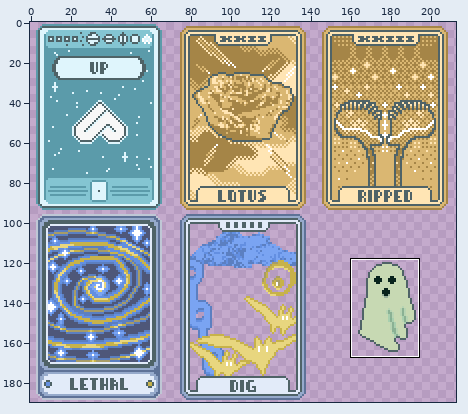
Two states of a pixel-art file, assets/1x/Tarots.aseprite. Above, an overview of the earlier version with the close-up marked.
Close-up. Earlier state:
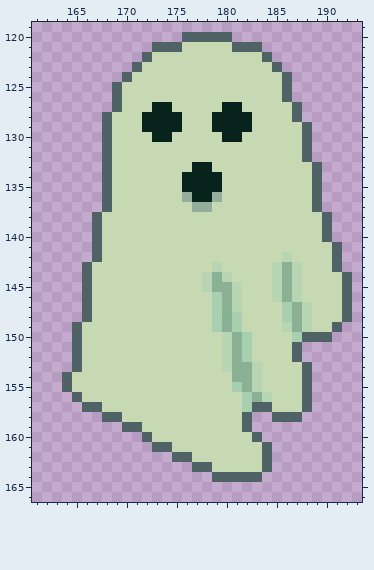
213x190 pixels, 1 frame. Colours within 5 levels of each other are drawn and written as one. Shown: x 161..193, y 119..166. The commit also changed other parts of the picture, which this record leaves out.
After the commit:
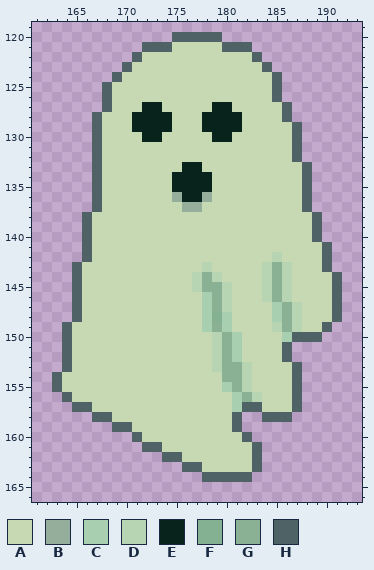
Palette (. is transparent): A #c7d9b3  B #95ae9b  C #a8cfaf  D #b7d4b3  E #08231c  F #84b192  G #8ab194  H #4f6367
Diff:
--- layer "Ghost-small-bordered"
@@ x 161..193 @@
 119 .................................
-120 ...............HHHHH.............
-121 ............HHHAAAAAHHH..........
-122 ...........HAAAAAAAAAAAH.........
-123 ..........HAAAAAAAAAAAAAH........
-124 .........HAAAAAAAAAAAAAAAH.......
-125 ........HAAAAAAAAAAAAAAAAH.......
-126 ........HAAAAAAAAAAAAAAAAH.......
-127 ........HAAAEEAAAAAEEAAAAAH......
-128 .......HAAAEEEEAAAEEEEAAAAH......
-129 .......HAAAEEEEAAAEEEEAAAAAH.....
-130 .......HAAAAEEAAAAAEEAAAAAAH.....
-131 .......HAAAAAAAAAAAAAAAAAAAH.....
-132 .......HAAAAAAAAAAAAAAAAAAAH.....
-133 .......HAAAAAAAAEEAAAAAAAAAAH....
-134 .......HAAAAAAAEEEEAAAAAAAAAH....
-135 .......HAAAAAAAEEEEAAAAAAAAAH....
-136 .......HAAAAAAABEEBAAAAAAAAAH....
-137 .......HAAAAAAAABBAAAAAAAAAAH....
-138 ......HAAAAAAAAAAAAAAAAAAAAAAH...
-139 ......HAAAAAAAAAAAAAAAAAAAAAAH...
-140 ......HAAAAAAAAAAAAAAAAAAAAAAH...
-141 ......HAAAAAAAAAAAAAAAAAAAAAAAH..
-142 ......HAAAAAAAAAAAAAAAAAADAAAAH..
-143 .....HAAAAAAAAAAAADAAAAADGDAAAH..
-144 .....HAAAAAAAAAAADGDAAAADGDAAAAH.
-145 .....HAAAAAAAAAAADGGDAAADGDAAAAH.
-146 .....HAAAAAAAAAAAACGDAAADGDAAAAH.
-147 .....HAAAAAAAAAAAACGDAAAACGDAAAH.
-148 .....HAAAAAAAAAAAACFCAAAACGDAAAH.
-149 ....HAAAAAAAAAAAAACGCAAAADGDAAH..
-150 ....HAAAAAAAAAAAAAADGCAAAACHHH...
-151 ....HAAAAAAAAAAAAAADGCAAAAH......
-152 ....HAAAAAAAAAAAAAADGCAAAAH......
-153 ....HAAAAAAAAAAAAAADGGDAAAAH.....
-154 ...HAAAAAAAAAAAAAAAAGGDAAAAH.....
-155 ...HAAAAAAAAAAAAAAAACGDAAAAH.....
-156 ....HAAAAAAAAAAAAAAAACGDAAAH.....
-157 .....HHAAAAAAAAAAAAAACHHAAAH.....
-158 .......HHAAAAAAAAAAAAH..HHH......
-159 .........HHAAAAAAAAAAH...........
-160 ...........HAAAAAAAAAAH..........
-161 ............HHAAAAAAAAAH.........
-162 ..............HHAAAAAAAH.........
-163 ................HHAAAAAH.........
-164 ..................HHHHH..........
+120 ..............HHHHH..............
+121 ...........HHHAAAAAHHH...........
+122 ..........HAAAAAAAAAAAH..........
+123 .........HAAAAAAAAAAAAAH.........
+124 ........HAAAAAAAAAAAAAAAH........
+125 .......HAAAAAAAAAAAAAAAAH........
+126 .......HAAAAAAAAAAAAAAAAH........
+127 .......HAAAEEAAAAAEEAAAAAH.......
+128 ......HAAAEEEEAAAEEEEAAAAH.......
+129 ......HAAAEEEEAAAEEEEAAAAAH......
+130 ......HAAAAEEAAAAAEEAAAAAAH......
+131 ......HAAAAAAAAAAAAAAAAAAAH......
+132 ......HAAAAAAAAAAAAAAAAAAAH......
+133 ......HAAAAAAAAEEAAAAAAAAAAH.....
+134 ......HAAAAAAAEEEEAAAAAAAAAH.....
+135 ......HAAAAAAAEEEEAAAAAAAAAH.....
+136 ......HAAAAAAABEEBAAAAAAAAAH.....
+137 ......HAAAAAAAABBAAAAAAAAAAH.....
+138 .....HAAAAAAAAAAAAAAAAAAAAAAH....
+139 .....HAAAAAAAAAAAAAAAAAAAAAAH....
+140 .....HAAAAAAAAAAAAAAAAAAAAAAH....
+141 .....HAAAAAAAAAAAAAAAAAAAAAAAH...
+142 .....HAAAAAAAAAAAAAAAAAADAAAAH...
+143 ....HAAAAAAAAAAAADAAAAADGDAAAH...
+144 ....HAAAAAAAAAAADGDAAAADGDAAAAH..
+145 ....HAAAAAAAAAAADGGDAAADGDAAAAH..
+146 ....HAAAAAAAAAAAACGDAAADGDAAAAH..
+147 ....HAAAAAAAAAAAACGDAAAACGDAAAH..
+148 ....HAAAAAAAAAAAACFCAAAACGDAAAH..
+149 ...HAAAAAAAAAAAAACGCAAAADGDAAH...
+150 ...HAAAAAAAAAAAAAADGCAAAACHHH....
+151 ...HAAAAAAAAAAAAAADGCAAAAH.......
+152 ...HAAAAAAAAAAAAAADGCAAAAH.......
+153 ...HAAAAAAAAAAAAAADGGDAAAAH......
+154 ..HAAAAAAAAAAAAAAAAGGDAAAAH......
+155 ..HAAAAAAAAAAAAAAAACGDAAAAH......
+156 ...HAAAAAAAAAAAAAAAACGDAAAH......
+157 ....HHAAAAAAAAAAAAAACHHAAAH......
+158 ......HHAAAAAAAAAAAAH..HHH.......
+159 ........HHAAAAAAAAAAH............
+160 ..........HAAAAAAAAAAH...........
+161 ...........HHAAAAAAAAAH..........
+162 .............HHAAAAAAAH..........
+163 ...............HHAAAAAH..........
+164 .................HHHHH...........
 165 .................................
Pixel boxes of the changes (left, top, right, bottom) in both close-ups:
changed: (52, 32, 352, 482)
